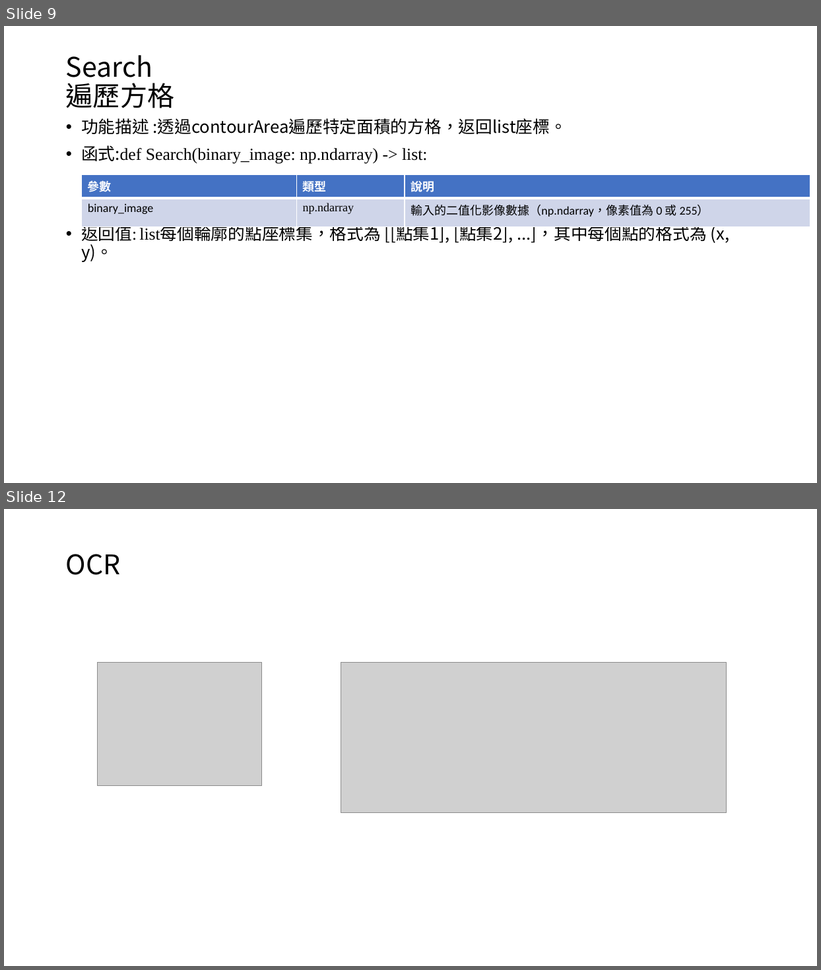
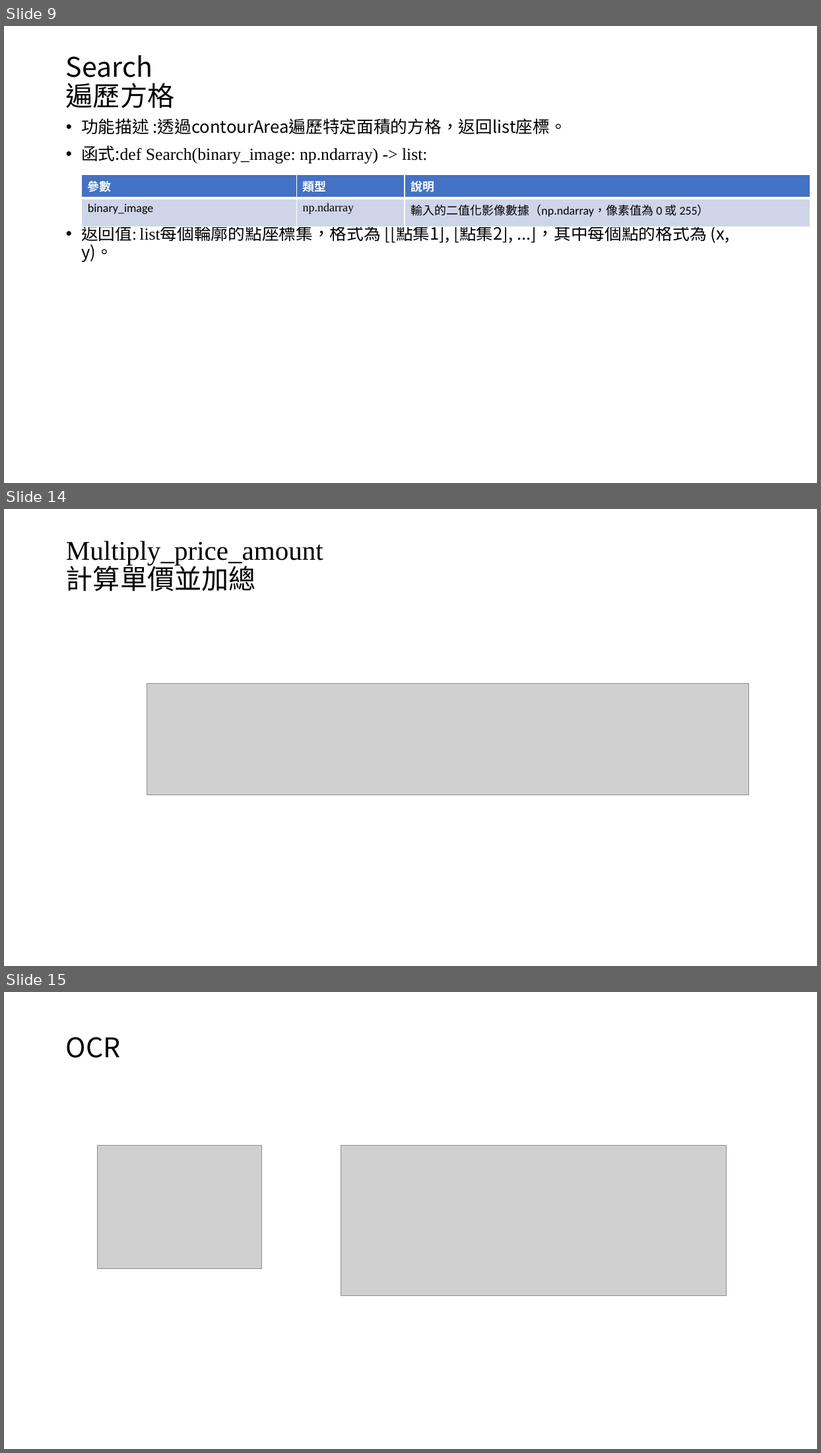
Before and after one commit to austin9328/Embedded_system, a slide deck: final_project/影像辨識 final_project.pptx. Shown one above the other, each under a label of ours: slides 9 and 12 before the commit, slides 9, 14 and 15 after it; the slides between them are not shown. The pictures are 821x970 and 821x1453 pixels, drawn with LibreOffice and Linux fonts; fonts in the diff are those of the drawing; grey boxes stand for pictures. Boxes give left, top, right and bottom in pixels: in the first picture for what was removed or moved away, otherwise in the second. Text is boxed around its words. In the diff, an @@ line names an element or a change of style, - is before the commit and + after.

```diff
--- a/final_project/影像辨識 final_project.pptx
+++ b/final_project/影像辨識 final_project.pptx
@@ slide 14 added at <box>4,509,817,966</box>, background #FFFFFF @@
@@ text added at <box>66,541,323,591</box>, 32 pt, text #000000 @@
+Multiply_price_amount
+計算單價並加總
@@ picture added at <box>147,683,748,795</box> @@
@@ what was slide 12 is now slide 15 @@
```
Also in this commit, not shown: 4 slides changed, 5 other slides added, 3 slides removed, 29 other files.
